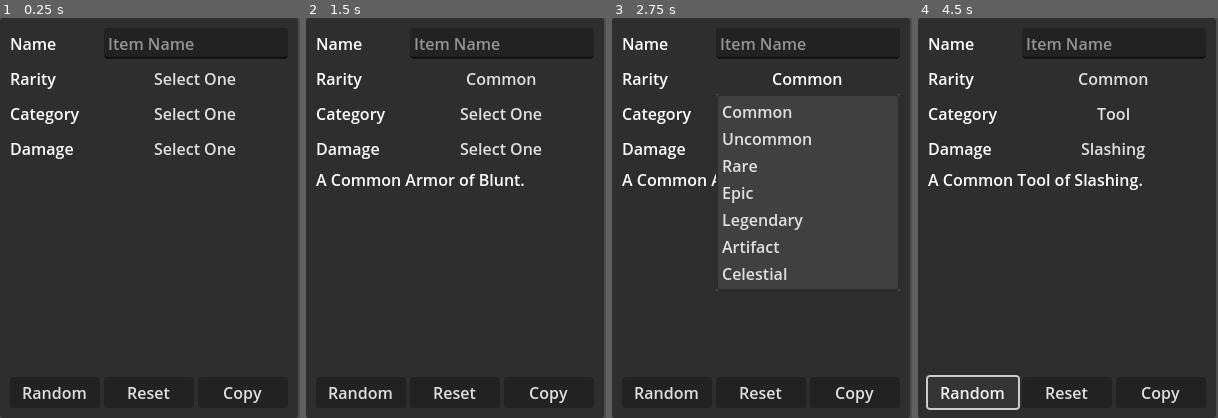
Above: before the commit, frames 1-4 (left to right).
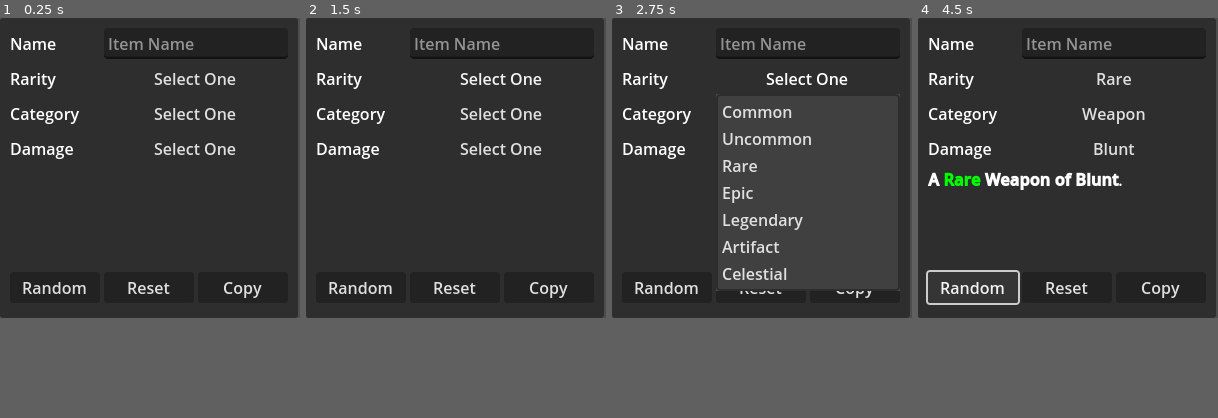
Above: after the commit, the same moments.

Repository: gsizer/Object-Generator
Game: Godot game, scene res://object_generator.tscn
The game is run twice, just before and just after one commit, with the same random seed, the same clock (stepped at 60 frames per second) and the same inputs. Before the commit the project starts from res://main_window.tscn.
Inputs:
- Up to frame 1 (0.25 s): no input
- Up to frame 2 (1.5 s): click "Select One" at 0.5 s; click "Select One" at 1.25 s
- Up to frame 3 (2.75 s): click "Common" (after the commit: "Select One") at 2 s
- Up to frame 4 (4.5 s): click "Select One" at 2.75 s; click "Uncommon" (after the commit: "Common") at 3.5 s; click "Random" at 4.25 s
In our replay, the window is 300x400 before the commit and 300x300 after it. These sizes can differ from the game's own. Grey fills any space a smaller window leaves; there, only what the larger window draws over its background counts as a difference.

The runs differ from the first frame. In frame 1, 1.6% of the frame differs, in the area x 0-100%, y 66-100%; in frame 2, 2.9%; in frame 3, 2.2%; in frame 4, 5.0%, in the area x 0-100%, y 13-100%.

Commit message:
add screenshots, readme, fix formatting

Diff:
--- a/main_window.gd
+++ /dev/null
@@ -1,88 +0,0 @@
-extends Control
-
-var MenuConfig := ConfigFile.new()
-
-const defaultText := "Select"
-
-const Colors : Array[Color] = [
-	Color.WEB_GRAY, Color.YELLOW, Color.GREEN, Color.BLUE,
-	Color.REBECCA_PURPLE, Color.DARK_RED, Color.ORANGE ]
-
-const Rarities : Array[String] = [
-	"Common", "Uncommon", "Rare", "Epic", "Legendary",
-	"Artifact", "Celestial"]
-
-const Categories : Array[String] = [
-	"Armor", "Food", "Storage", "Tool", "Weapon", "System" ]
-
-const DamageTypes : Array[String] = [
-	"Blunt", "Energy", "Piercing", "Slashing"]
-
-var FormatString : String = "A {R} {C} of {D}."
-var DescriptionString : String = ""
-var _selected : Array[int] = [0,0,0]
-
-@export var lineItemName : LineEdit
-var itemName : String
-@export var menuRarities : MenuButton
-var btnRare : PopupMenu
-@export var menuCategories : MenuButton
-var btnCat : PopupMenu
-@export var menuDamageTypes : MenuButton
-var btnDmgType : PopupMenu
-@export var mdDescription : MarkdownLabel
-
-func update_description():
-	var r : String = Rarities[_selected[0]]
-	var c : String = Categories[_selected[1]]
-	var d : String = DamageTypes[_selected[2]]
-	DescriptionString = FormatString.format( { "R":r, "C":c, "D":d } )
-	mdDescription.text = DescriptionString
-
-func _on_btn_rare_select(id:int)->void:
-	menuRarities.text=Rarities[id]
-	_selected[0]=id
-	update_description()
-
-func _on_btn_cat_select(id:int)->void:
-	menuCategories.text=Categories[id]
-	_selected[1]=id
-	update_description()
-
-func _on_btn_dmgType_select(id:int)->void:
-	menuDamageTypes.text=DamageTypes[id]
-	_selected[2]=id
-	update_description()
-
-func _ready():
-	btnRare = menuRarities.get_popup()
-	btnRare.connect("id_pressed", _on_btn_rare_select)
-	for rarity in Rarities:
-		btnRare.add_item(rarity)
-	btnCat = menuCategories.get_popup()
-	btnCat.connect("id_pressed", _on_btn_cat_select)
-	for category in Categories:
-		btnCat.add_item(category)
-	btnDmgType = menuDamageTypes.get_popup()
-	btnDmgType.connect("id_pressed", _on_btn_dmgType_select)
-	for dmgType in DamageTypes:
-		btnDmgType.add_item(dmgType)
-
-func _on_le_item_name_text_changed(new_text:String):
-	itemName = new_text.to_snake_case()
-	update_description()
-
-func _on_btn_random_pressed():
-	_on_btn_rare_select( randi_range(0, Rarities.size()-1) )
-	_on_btn_cat_select( randi_range(0, Categories.size()-1) )
-	_on_btn_dmgType_select( randi_range(0, DamageTypes.size()-1) )
-
-func _on_btn_reset_pressed():
-	lineItemName.clear()
-	menuRarities.text = defaultText
-	menuCategories.text = defaultText
-	menuDamageTypes.text = defaultText
-	mdDescription.text = ""
-
-func _on_btn_copy_pressed():
-	DisplayServer.clipboard_set(DescriptionString)
--- a/main_window.tscn
+++ /dev/null
@@ -1,206 +0,0 @@
-[gd_scene load_steps=15 format=3 uid="uid://dmytnb3a1wfok"]
-
-[ext_resource type="Script" path="res://main_window.gd" id="1_w7c3u"]
-[ext_resource type="Script" path="res://addons/markdownlabel/markdownlabel.gd" id="2_n218v"]
-[ext_resource type="Script" path="res://addons/markdownlabel/header_formats/h1_format.gd" id="3_ceng5"]
-[ext_resource type="Script" path="res://addons/markdownlabel/header_formats/h2_format.gd" id="4_b212n"]
-[ext_resource type="Script" path="res://addons/markdownlabel/header_formats/h3_format.gd" id="5_fplib"]
-[ext_resource type="Script" path="res://addons/markdownlabel/header_formats/h4_format.gd" id="6_l7ela"]
-[ext_resource type="Script" path="res://addons/markdownlabel/header_formats/h5_format.gd" id="7_7hjyg"]
-[ext_resource type="Script" path="res://addons/markdownlabel/header_formats/h6_format.gd" id="8_1i26k"]
-
-[sub_resource type="Resource" id="Resource_ipe33"]
-resource_local_to_scene = true
-script = ExtResource("3_ceng5")
-font_size = 2.285
-is_bold = false
-is_italic = false
-is_underlined = false
-override_font_color = false
-font_color = Color(1, 1, 1, 1)
-
-[sub_resource type="Resource" id="Resource_5pqwj"]
-resource_local_to_scene = true
-script = ExtResource("4_b212n")
-font_size = 1.714
-is_bold = false
-is_italic = false
-is_underlined = false
-override_font_color = false
-font_color = Color(1, 1, 1, 1)
-
-[sub_resource type="Resource" id="Resource_36rj6"]
-resource_local_to_scene = true
-script = ExtResource("5_fplib")
-font_size = 1.428
-is_bold = false
-is_italic = false
-is_underlined = false
-override_font_color = false
-font_color = Color(1, 1, 1, 1)
-
-[sub_resource type="Resource" id="Resource_denqe"]
-resource_local_to_scene = true
-script = ExtResource("6_l7ela")
-font_size = 1.142
-is_bold = false
-is_italic = false
-is_underlined = false
-override_font_color = false
-font_color = Color(1, 1, 1, 1)
-
-[sub_resource type="Resource" id="Resource_ccmyy"]
-resource_local_to_scene = true
-script = ExtResource("7_7hjyg")
-font_size = 1.0
-is_bold = false
-is_italic = false
-is_underlined = false
-override_font_color = false
-font_color = Color(1, 1, 1, 1)
-
-[sub_resource type="Resource" id="Resource_g88ac"]
-resource_local_to_scene = true
-script = ExtResource("8_1i26k")
-font_size = 0.857
-is_bold = false
-is_italic = false
-is_underlined = false
-override_font_color = false
-font_color = Color(1, 1, 1, 1)
-
-[node name="MainWindow" type="Control" node_paths=PackedStringArray("lineItemName", "menuRarities", "menuCategories", "menuDamageTypes", "mdDescription")]
-layout_mode = 3
-anchors_preset = 15
-anchor_right = 1.0
-anchor_bottom = 1.0
-grow_horizontal = 2
-grow_vertical = 2
-size_flags_horizontal = 3
-size_flags_vertical = 3
-script = ExtResource("1_w7c3u")
-lineItemName = NodePath("PanelContainer/MarginContainer/VBoxContainer/hbItemName/leItemName")
-menuRarities = NodePath("PanelContainer/MarginContainer/VBoxContainer/hbRarity/mbRarity")
-menuCategories = NodePath("PanelContainer/MarginContainer/VBoxContainer/hbCategory/mbCategory")
-menuDamageTypes = NodePath("PanelContainer/MarginContainer/VBoxContainer/hbDamageType/mbDamageType")
-mdDescription = NodePath("PanelContainer/MarginContainer/VBoxContainer/hbDescription/mdDescription")
-
-[node name="PanelContainer" type="PanelContainer" parent="."]
-layout_mode = 1
-anchors_preset = 15
-anchor_right = 1.0
-anchor_bottom = 1.0
-offset_right = -2.0
-grow_horizontal = 2
-grow_vertical = 2
-
-[node name="MarginContainer" type="MarginContainer" parent="PanelContainer"]
-layout_mode = 2
-theme_override_constants/margin_left = 10
-theme_override_constants/margin_top = 10
-theme_override_constants/margin_right = 10
-theme_override_constants/margin_bottom = 10
-
-[node name="VBoxContainer" type="VBoxContainer" parent="PanelContainer/MarginContainer"]
-layout_mode = 2
-
-[node name="hbItemName" type="HBoxContainer" parent="PanelContainer/MarginContainer/VBoxContainer"]
-layout_mode = 2
-alignment = 1
-
-[node name="Label" type="Label" parent="PanelContainer/MarginContainer/VBoxContainer/hbItemName"]
-custom_minimum_size = Vector2(90, 0)
-layout_mode = 2
-text = "Name"
-
-[node name="leItemName" type="LineEdit" parent="PanelContainer/MarginContainer/VBoxContainer/hbItemName"]
-layout_mode = 2
-size_flags_horizontal = 3
-placeholder_text = "Item Name"
-
-[node name="hbRarity" type="HBoxContainer" parent="PanelContainer/MarginContainer/VBoxContainer"]
-layout_mode = 2
-alignment = 1
-
-[node name="Label" type="Label" parent="PanelContainer/MarginContainer/VBoxContainer/hbRarity"]
-custom_minimum_size = Vector2(90, 0)
-layout_mode = 2
-text = "Rarity"
-
-[node name="mbRarity" type="MenuButton" parent="PanelContainer/MarginContainer/VBoxContainer/hbRarity"]
-layout_mode = 2
-size_flags_horizontal = 3
-text = "Select One"
-switch_on_hover = true
-
-[node name="hbCategory" type="HBoxContainer" parent="PanelContainer/MarginContainer/VBoxContainer"]
-layout_mode = 2
-alignment = 1
-
-[node name="Label" type="Label" parent="PanelContainer/MarginContainer/VBoxContainer/hbCategory"]
-custom_minimum_size = Vector2(90, 0)
-layout_mode = 2
-text = "Category"
-
-[node name="mbCategory" type="MenuButton" parent="PanelContainer/MarginContainer/VBoxContainer/hbCategory"]
-layout_mode = 2
-size_flags_horizontal = 3
-text = "Select One"
-switch_on_hover = true
-
-[node name="hbDamageType" type="HBoxContainer" parent="PanelContainer/MarginContainer/VBoxContainer"]
-layout_mode = 2
-alignment = 1
-
-[node name="Label" type="Label" parent="PanelContainer/MarginContainer/VBoxContainer/hbDamageType"]
-custom_minimum_size = Vector2(90, 0)
-layout_mode = 2
-text = "Damage"
-
-[node name="mbDamageType" type="MenuButton" parent="PanelContainer/MarginContainer/VBoxContainer/hbDamageType"]
-layout_mode = 2
-size_flags_horizontal = 3
-text = "Select One"
-switch_on_hover = true
-
-[node name="hbDescription" type="HBoxContainer" parent="PanelContainer/MarginContainer/VBoxContainer"]
-layout_mode = 2
-size_flags_vertical = 3
-alignment = 1
-
-[node name="mdDescription" type="RichTextLabel" parent="PanelContainer/MarginContainer/VBoxContainer/hbDescription"]
-layout_mode = 2
-size_flags_horizontal = 3
-size_flags_vertical = 3
-bbcode_enabled = true
-script = ExtResource("2_n218v")
-h1 = SubResource("Resource_ipe33")
-h2 = SubResource("Resource_5pqwj")
-h3 = SubResource("Resource_36rj6")
-h4 = SubResource("Resource_denqe")
-h5 = SubResource("Resource_ccmyy")
-h6 = SubResource("Resource_g88ac")
-
-[node name="hbControls" type="HBoxContainer" parent="PanelContainer/MarginContainer/VBoxContainer"]
-layout_mode = 2
-alignment = 1
-
-[node name="btnRandom" type="Button" parent="PanelContainer/MarginContainer/VBoxContainer/hbControls"]
-custom_minimum_size = Vector2(90, 0)
-layout_mode = 2
-text = "Random"
-
-[node name="btnReset" type="Button" parent="PanelContainer/MarginContainer/VBoxContainer/hbControls"]
-custom_minimum_size = Vector2(90, 0)
-layout_mode = 2
-text = "Reset"
-
-[node name="btnCopy" type="Button" parent="PanelContainer/MarginContainer/VBoxContainer/hbControls"]
-custom_minimum_size = Vector2(90, 0)
-layout_mode = 2
-text = "Copy"
-
-[connection signal="text_changed" from="PanelContainer/MarginContainer/VBoxContainer/hbItemName/leItemName" to="." method="_on_le_item_name_text_changed"]
-[connection signal="pressed" from="PanelContainer/MarginContainer/VBoxContainer/hbControls/btnRandom" to="." method="_on_btn_random_pressed"]
-[connection signal="pressed" from="PanelContainer/MarginContainer/VBoxContainer/hbControls/btnReset" to="." method="_on_btn_reset_pressed"]
-[connection signal="pressed" from="PanelContainer/MarginContainer/VBoxContainer/hbControls/btnCopy" to="." method="_on_btn_copy_pressed"]
--- /dev/null
+++ b/object_generator.gd
@@ -0,0 +1,95 @@
+extends Control
+
+const defaultText := "Choose Option"
+
+const Colors : Array[Color] = [
+	Color.WEB_GRAY, Color.YELLOW, Color.GREEN, Color.BLUE,
+	Color.REBECCA_PURPLE, Color.DARK_RED, Color.ORANGE ]
+
+const Rarities : Array[String] = [
+	"Common", "Uncommon", "Rare", "Epic", "Legendary",
+	"Artifact", "Celestial"]
+
+const Categories : Array[String] = [
+	"Armor", "Food", "Storage", "Tool", "Weapon", "System" ]
+
+const DamageTypes : Array[String] = [
+	"Blunt", "Energy", "Piercing", "Slashing"]
+
+var FormatString : String = "[b]A [color={Co}]{R}[/color] {Ca} of {Dt}[/b]."
+var DescriptionString : String = ""
+var _selected : Array[int] = [0,0,0]
+
+@export var lineItemName : LineEdit
+var itemName : String
+@export var menuRarities : MenuButton
+var btnRare : PopupMenu
+@export var menuCategories : MenuButton
+var btnCat : PopupMenu
+@export var menuDamageTypes : MenuButton
+var btnDmgType : PopupMenu
+@export var mdDescription : MarkdownLabel
+
+func update_description():
+	var r : String = Rarities[_selected[0]]
+	var ca : String = Categories[_selected[1]]
+	var co : Color = Colors[_selected[0]]
+	var dt : String = DamageTypes[_selected[2]]
+	DescriptionString = FormatString.format( { "R":r, "Ca":ca, "Co":co.to_html(), "Dt":dt } )
+	print_debug("Description:", DescriptionString)
+	mdDescription.markdown_text = DescriptionString
+
+func _on_le_item_name_text_changed(new_text:String):
+	itemName = new_text.to_snake_case()
+
+func _on_btn_rare_select(id:int)->void:
+	print_debug("Rarity:", id, ":", Rarities[id])
+	menuRarities.text=Rarities[id]
+	_selected[0]=id
+	update_description()
+
+func _on_btn_cat_select(id:int)->void:
+	print_debug("Category:", id, ":", Categories[id])
+	menuCategories.text=Categories[id]
+	_selected[1]=id
+	update_description()
+
+func _on_btn_dmgType_select(id:int)->void:
+	print_debug("DamageType:", id, ":", DamageTypes[id])
+	menuDamageTypes.text=DamageTypes[id]
+	_selected[2]=id
+	update_description()
+
+func _on_btn_random_pressed():
+	print_debug("btnRandom")
+	_on_btn_rare_select( randi_range(0, Rarities.size()-1) )
+	_on_btn_cat_select( randi_range(0, Categories.size()-1) )
+	_on_btn_dmgType_select( randi_range(0, DamageTypes.size()-1) )
+
+func _on_btn_reset_pressed():
+	print_debug("btnReset")
+	lineItemName.clear()
+	menuRarities.text = defaultText
+	menuCategories.text = defaultText
+	menuDamageTypes.text = defaultText
+	mdDescription.markdown_text = ""
+
+func _on_btn_copy_pressed():
+	var clipboard : String = itemName+":"+DescriptionString
+	print_debug("Copied String to Clipboard:", clipboard)
+	DisplayServer.clipboard_set(clipboard)
+
+func _ready():
+	print_debug("Ready")
+	btnRare = menuRarities.get_popup()
+	btnRare.connect("id_pressed", _on_btn_rare_select)
+	for rarity in Rarities:
+		btnRare.add_item(rarity)
+	btnCat = menuCategories.get_popup()
+	btnCat.connect("id_pressed", _on_btn_cat_select)
+	for category in Categories:
+		btnCat.add_item(category)
+	btnDmgType = menuDamageTypes.get_popup()
+	btnDmgType.connect("id_pressed", _on_btn_dmgType_select)
+	for dmgType in DamageTypes:
+		btnDmgType.add_item(dmgType)
--- /dev/null
+++ b/object_generator.tscn
@@ -0,0 +1,205 @@
+[gd_scene load_steps=15 format=3 uid="uid://dmytnb3a1wfok"]
+
+[ext_resource type="Script" path="res://object_generator.gd" id="1_w7c3u"]
+[ext_resource type="Script" path="res://addons/markdownlabel/markdownlabel.gd" id="2_n218v"]
+[ext_resource type="Script" path="res://addons/markdownlabel/header_formats/h1_format.gd" id="3_ceng5"]
+[ext_resource type="Script" path="res://addons/markdownlabel/header_formats/h2_format.gd" id="4_b212n"]
+[ext_resource type="Script" path="res://addons/markdownlabel/header_formats/h3_format.gd" id="5_fplib"]
+[ext_resource type="Script" path="res://addons/markdownlabel/header_formats/h4_format.gd" id="6_l7ela"]
+[ext_resource type="Script" path="res://addons/markdownlabel/header_formats/h5_format.gd" id="7_7hjyg"]
+[ext_resource type="Script" path="res://addons/markdownlabel/header_formats/h6_format.gd" id="8_1i26k"]
+
+[sub_resource type="Resource" id="Resource_ipe33"]
+resource_local_to_scene = true
+script = ExtResource("3_ceng5")
+font_size = 2.285
+is_bold = false
+is_italic = false
+is_underlined = false
+override_font_color = false
+font_color = Color(1, 1, 1, 1)
+
+[sub_resource type="Resource" id="Resource_5pqwj"]
+resource_local_to_scene = true
+script = ExtResource("4_b212n")
+font_size = 1.714
+is_bold = false
+is_italic = false
+is_underlined = false
+override_font_color = false
+font_color = Color(1, 1, 1, 1)
+
+[sub_resource type="Resource" id="Resource_36rj6"]
+resource_local_to_scene = true
+script = ExtResource("5_fplib")
+font_size = 1.428
+is_bold = false
+is_italic = false
+is_underlined = false
+override_font_color = false
+font_color = Color(1, 1, 1, 1)
+
+[sub_resource type="Resource" id="Resource_denqe"]
+resource_local_to_scene = true
+script = ExtResource("6_l7ela")
+font_size = 1.142
+is_bold = false
+is_italic = false
+is_underlined = false
+override_font_color = false
+font_color = Color(1, 1, 1, 1)
+
+[sub_resource type="Resource" id="Resource_ccmyy"]
+resource_local_to_scene = true
+script = ExtResource("7_7hjyg")
+font_size = 1.0
+is_bold = false
+is_italic = false
+is_underlined = false
+override_font_color = false
+font_color = Color(1, 1, 1, 1)
+
+[sub_resource type="Resource" id="Resource_g88ac"]
+resource_local_to_scene = true
+script = ExtResource("8_1i26k")
+font_size = 0.857
+is_bold = false
+is_italic = false
+is_underlined = false
+override_font_color = false
+font_color = Color(1, 1, 1, 1)
+
+[node name="objectGenerator" type="Control" node_paths=PackedStringArray("lineItemName", "menuRarities", "menuCategories", "menuDamageTypes", "mdDescription")]
+layout_mode = 3
+anchors_preset = 15
+anchor_right = 1.0
+anchor_bottom = 1.0
+grow_horizontal = 2
+grow_vertical = 2
+size_flags_horizontal = 3
+size_flags_vertical = 3
+script = ExtResource("1_w7c3u")
+lineItemName = NodePath("PanelContainer/MarginContainer/VBoxContainer/hbItemName/leItemName")
+menuRarities = NodePath("PanelContainer/MarginContainer/VBoxContainer/hbRarity/mbRarity")
+menuCategories = NodePath("PanelContainer/MarginContainer/VBoxContainer/hbCategory/mbCategory")
+menuDamageTypes = NodePath("PanelContainer/MarginContainer/VBoxContainer/hbDamageType/mbDamageType")
+mdDescription = NodePath("PanelContainer/MarginContainer/VBoxContainer/hbDescription/mdDescription")
+
+[node name="PanelContainer" type="PanelContainer" parent="."]
+layout_mode = 1
+anchors_preset = 15
+anchor_right = 1.0
+anchor_bottom = 1.0
+offset_right = -2.0
+grow_horizontal = 2
+grow_vertical = 2
+
+[node name="MarginContainer" type="MarginContainer" parent="PanelContainer"]
+layout_mode = 2
+theme_override_constants/margin_left = 10
+theme_override_constants/margin_top = 10
+theme_override_constants/margin_right = 10
+theme_override_constants/margin_bottom = 10
+
+[node name="VBoxContainer" type="VBoxContainer" parent="PanelContainer/MarginContainer"]
+layout_mode = 2
+
+[node name="hbItemName" type="HBoxContainer" parent="PanelContainer/MarginContainer/VBoxContainer"]
+layout_mode = 2
+alignment = 1
+
+[node name="Label" type="Label" parent="PanelContainer/MarginContainer/VBoxContainer/hbItemName"]
+custom_minimum_size = Vector2(90, 0)
+layout_mode = 2
+text = "Name"
+
+[node name="leItemName" type="LineEdit" parent="PanelContainer/MarginContainer/VBoxContainer/hbItemName"]
+layout_mode = 2
+size_flags_horizontal = 3
+placeholder_text = "Item Name"
+
+[node name="hbRarity" type="HBoxContainer" parent="PanelContainer/MarginContainer/VBoxContainer"]
+layout_mode = 2
+alignment = 1
+
+[node name="Label" type="Label" parent="PanelContainer/MarginContainer/VBoxContainer/hbRarity"]
+custom_minimum_size = Vector2(90, 0)
+layout_mode = 2
+text = "Rarity"
+
+[node name="mbRarity" type="MenuButton" parent="PanelContainer/MarginContainer/VBoxContainer/hbRarity"]
+layout_mode = 2
+size_flags_horizontal = 3
+text = "Select One"
+switch_on_hover = true
+
+[node name="hbCategory" type="HBoxContainer" parent="PanelContainer/MarginContainer/VBoxContainer"]
+layout_mode = 2
+alignment = 1
+
+[node name="Label" type="Label" parent="PanelContainer/MarginContainer/VBoxContainer/hbCategory"]
+custom_minimum_size = Vector2(90, 0)
+layout_mode = 2
+text = "Category"
+
+[node name="mbCategory" type="MenuButton" parent="PanelContainer/MarginContainer/VBoxContainer/hbCategory"]
+layout_mode = 2
+size_flags_horizontal = 3
+text = "Select One"
+switch_on_hover = true
+
+[node name="hbDamageType" type="HBoxContainer" parent="PanelContainer/MarginContainer/VBoxContainer"]
+layout_mode = 2
+alignment = 1
+
+[node name="Label" type="Label" parent="PanelContainer/MarginContainer/VBoxContainer/hbDamageType"]
+custom_minimum_size = Vector2(90, 0)
+layout_mode = 2
+text = "Damage"
+
+[node name="mbDamageType" type="MenuButton" parent="PanelContainer/MarginContainer/VBoxContainer/hbDamageType"]
+layout_mode = 2
+size_flags_horizontal = 3
+text = "Select One"
+switch_on_hover = true
+
+[node name="hbDescription" type="HBoxContainer" parent="PanelContainer/MarginContainer/VBoxContainer"]
+custom_minimum_size = Vector2(0, 100)
+layout_mode = 2
+alignment = 1
+
+[node name="mdDescription" type="RichTextLabel" parent="PanelContainer/MarginContainer/VBoxContainer/hbDescription"]
+layout_mode = 2
+size_flags_horizontal = 3
+bbcode_enabled = true
+script = ExtResource("2_n218v")
+h1 = SubResource("Resource_ipe33")
+h2 = SubResource("Resource_5pqwj")
+h3 = SubResource("Resource_36rj6")
+h4 = SubResource("Resource_denqe")
+h5 = SubResource("Resource_ccmyy")
+h6 = SubResource("Resource_g88ac")
+
+[node name="hbControls" type="HBoxContainer" parent="PanelContainer/MarginContainer/VBoxContainer"]
+layout_mode = 2
+alignment = 1
+
+[node name="btnRandom" type="Button" parent="PanelContainer/MarginContainer/VBoxContainer/hbControls"]
+custom_minimum_size = Vector2(90, 0)
+layout_mode = 2
+text = "Random"
+
+[node name="btnReset" type="Button" parent="PanelContainer/MarginContainer/VBoxContainer/hbControls"]
+custom_minimum_size = Vector2(90, 0)
+layout_mode = 2
+text = "Reset"
+
+[node name="btnCopy" type="Button" parent="PanelContainer/MarginContainer/VBoxContainer/hbControls"]
+custom_minimum_size = Vector2(90, 0)
+layout_mode = 2
+text = "Copy"
+
+[connection signal="text_changed" from="PanelContainer/MarginContainer/VBoxContainer/hbItemName/leItemName" to="." method="_on_le_item_name_text_changed"]
+[connection signal="pressed" from="PanelContainer/MarginContainer/VBoxContainer/hbControls/btnRandom" to="." method="_on_btn_random_pressed"]
+[connection signal="pressed" from="PanelContainer/MarginContainer/VBoxContainer/hbControls/btnReset" to="." method="_on_btn_reset_pressed"]
+[connection signal="pressed" from="PanelContainer/MarginContainer/VBoxContainer/hbControls/btnCopy" to="." method="_on_btn_copy_pressed"]
--- a/project.godot
+++ b/project.godot
@@ -11,14 +11,14 @@
 [application]
 
 config/name="ObjectGenerator"
-run/main_scene="res://main_window.tscn"
+run/main_scene="res://object_generator.tscn"
 config/features=PackedStringArray("4.3", "GL Compatibility")
 config/icon="res://icon.svg"
 
 [display]
 
 window/size/viewport_width=300
-window/size/viewport_height=400
+window/size/viewport_height=300
 
 [editor_plugins]
 
Binary file added: img/legendary.png
Not shown, added: img/legendary.png.import
Binary file added: img/uncommon.png
Not shown, added: img/uncommon.png.import
Not shown, added: export/ObjectGenerator-Godot.pck
Not shown, changed: export/ObjectGenerator.exe
Not shown, removed: export/ObjectGenerator.pck
Not shown, changed: export/ObjectGenerator.x86_64
